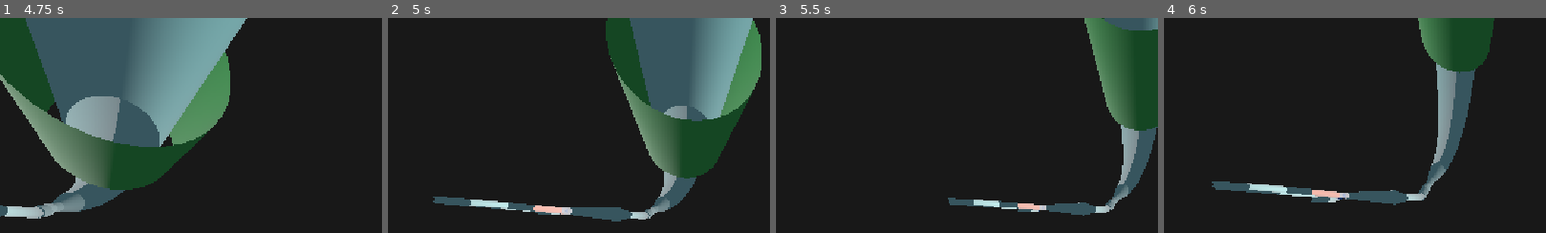
Above: before the commit, frames 1-4 (left to right).
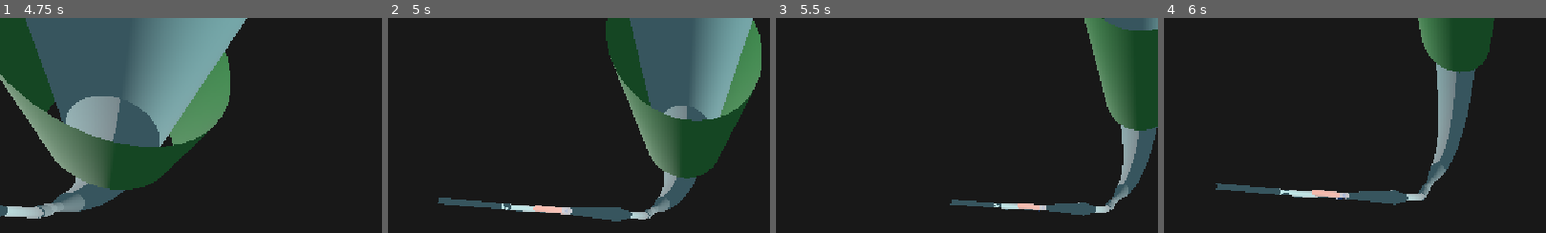
Above: after the commit, the same moments.

Repository: eternaldensity/pipe-survivor
Game: Godot game, scene res://main.tscn
Same seed, same stepped clock (60 frames per second), same inputs: the game is played once before the commit and once after it.
Inputs:
- Up to frame 1 (4.75 s): hold Right (ui_right) 0.53-1.28 s; hold Down (ui_down) 1.28-2.03 s; hold Right (ui_right) 2.03-2.78 s; hold Up (ui_up) 2.78-3.53 s; hold Left (ui_left) from 3.53 s (still down)
- Up to frame 2 (5 s): keep holding Left (ui_left)
- Up to frame 3 (5.5 s): release Left (ui_left) at 5.03 s; hold Down (ui_down) from 5.03 s (still down)
- Up to frame 4 (6 s): release Down (ui_down) at 5.78 s; hold Right (ui_right) from 5.78 s (still down)
The pictures show only the part of the screen within x 2-52%, y 0-50%; the shares and areas given below are measured in that part.

Frame 1 is identical in both runs. In frame 2, 0.6% of the frame differs, in the area x 11-45%, y 83-92%; in frame 3, 0.4%; in frame 4, 0.8%, in the area x 12-46%, y 76-86%.

Commit message:
Junction: start branches at the decision point (not shifted) and type fixes

Diff:
--- a/junction_pipe_section.gd
+++ b/junction_pipe_section.gd
@@ -1,74 +1,128 @@
 @tool
-# junction_pipe_section.gd  (Phase 2 in progress)
+# junction_pipe_section.gd  (Phase 2 refinements)
 class_name JunctionPipeSection
 extends PipeSection
 
 @export var tube_radius    : float = 10.0
-@export var trunk_length   : float = 50.0
+@export var trunk_length   : float = 60.0
 @export var branch_angle   : float = 30.0   # degrees, half-spread of the two branches
 @export var branch_length  : float = 80.0
 @export var decision_offset: float = 20.0   # distance along trunk before branches diverge
+@export var has_trunk      : bool = true    # include a straight-ahead trunk
+@export var left_branch    : bool = true    # include a left-side branch
+@export var right_branch   : bool = true    # include a right-side branch
 
 @onready var mesh_instance : MeshInstance3D = $MeshInstance3D
 
 # Centreline curves (local space).
 var _curves: Array[Curve3D] = []
-var _curve_key := Vector3(-1.0, -1.0, -1.0)  # trunk_length, branch_length, branch_angle
+var _curve_key := Vector3(-1.0, -1.0, -1.0)  # trunk_length, branch_length, branch_angle + flags packed into z via sign
+var _flags_key := Vector3i(0, 0, 0)
 
 func _ensure_curves() -> void:
 	var key := Vector3(trunk_length, branch_length, branch_angle)
-	if _curves.size() == 3 and key == _curve_key:
+	var fkey := Vector3i(int(has_trunk), int(left_branch), int(right_branch))
+	if _curves.size() > 0 and key == _curve_key and fkey == _flags_key:
 		return
 	_curve_key = key
+	_flags_key = fkey
 	_build_curves()
 
 func _ready() -> void:
-	# Entry at origin; trunk continues straight; two branches peel off symmetrically.
-	entry.position    = Vector3(0.0, 0.0, 0.0)
-	exit.position     = Vector3(0.0, 0.0, trunk_length)
-	var left  := get_node_or_null("ExitLeft")  as Marker3D
+	# Clear any stale generated collision children (editor re-runs).
+	if mesh_instance:
+		for c in mesh_instance.get_children():
+			mesh_instance.remove_child(c)
+			c.free()
+
+	_update_markers()
+	exits.clear()
+	_ensure_curves()
+
+	_build_meshes()
+
+	if Engine.is_editor_hint():
+		notify_property_list_changed()
+		return
+
+	await _build_collisions()
+
+func _update_markers() -> void:
+	var has_branch := left_branch or right_branch
+	var start_z: float = decision_offset if has_trunk else 0.0
+	var start := Vector3(0.0, 0.0, start_z)
+
+	# Primary exit = trunk (if present) else first enabled branch.
+	if has_trunk:
+		entry.position = Vector3.ZERO
+		exit.position = Vector3(0.0, 0.0, trunk_length)
+		exit.rotation = Vector3.ZERO
+	else:
+		entry.position = Vector3.ZERO
+		exit.position = Vector3.ZERO
+		exit.rotation = Vector3.ZERO
+
+	var left := get_node_or_null("ExitLeft") as Marker3D
 	var right := get_node_or_null("ExitRight") as Marker3D
 	var a := deg_to_rad(branch_angle)
-	var decision := Vector3(0.0, 0.0, decision_offset)
+	var dirs := [Vector3(-sin(a), 0.0, cos(a)), Vector3(sin(a), 0.0, cos(a))]
 	if left:
-		left.position = decision + Vector3(-sin(a), 0.0, cos(a)) * branch_length
-		left.rotation = Vector3(0.0, -a, 0.0)
+		if left_branch:
+			left.position = start + dirs[0] * branch_length
+			left.rotation = Vector3(0.0, -a, 0.0)
+			left.visible = true
+		else:
+			left.visible = false
 	if right:
-		right.position = decision + Vector3(sin(a), 0.0, cos(a)) * branch_length
-		right.rotation = Vector3(0.0, a, 0.0)
-
-	exits = [exit]
-	if left:  exits.append(left)
-	if right: exits.append(right)
-
-	await _build_meshes()
-
-	if Engine.is_editor_hint():
-		notify_property_list_changed()
-		return
-
-	await _build_collisions()
+		if right_branch:
+			right.position = start + dirs[1] * branch_length
+			right.rotation = Vector3(0.0, a, 0.0)
+			right.visible = true
+		else:
+			right.visible = false
+
+	# Rebuild exits array for enabled paths.
+	exits.clear()
+	if has_trunk:
+		exits.append(exit)
+	if left_branch and left:
+		exits.append(left)
+	if right_branch and right:
+		exits.append(right)
+	# Fallback: if no exits enabled, keep the trunk exit.
+	if exits.is_empty() and exit:
+		exits.append(exit)
 
 func _build_curves() -> void:
 	_curves.clear()
-	# Trunk: straight along +Z (with slight handles for a consistent tangent).
-	var trunk := Curve3D.new()
-	trunk.add_point(Vector3.ZERO, Vector3.ZERO, Vector3(0.0, 0.0, trunk_length * 0.4))
-	trunk.add_point(Vector3(0.0, 0.0, trunk_length), Vector3(0.0, 0.0, -trunk_length * 0.4), Vector3.ZERO)
-	_curves.append(trunk)
-
-	# Branches leave the trunk axis at an angle immediately. Starting them
-	# parallel to the trunk produced nearly coincident surfaces, which made the
-	# CSG union keep internal branch walls.
+	var has_branch := left_branch or right_branch
+	var start_z: float = decision_offset if has_trunk else 0.0
+	var start := Vector3(0.0, 0.0, start_z)
+
+	# Trunk curve.
+	if has_trunk:
+		var trunk := Curve3D.new()
+		trunk.add_point(Vector3.ZERO, Vector3.ZERO, Vector3(0.0, 0.0, trunk_length * 0.4))
+		trunk.add_point(Vector3(0.0, 0.0, trunk_length), Vector3(0.0, 0.0, -trunk_length * 0.4), Vector3.ZERO)
+		_curves.append(trunk)
+
+	# Branch curves. Start inside the trunk (decision_offset - half radius) so
+	# the union carves a clean hole; leave at the branch angle immediately.
 	var ang := deg_to_rad(branch_angle)
 	var decision := Vector3(0.0, 0.0, decision_offset)
 	var dirs := [Vector3(-sin(ang), 0.0, cos(ang)), Vector3(sin(ang), 0.0, cos(ang))]
-	for dir in dirs:
-		var d: Vector3 = dir
-		var end := decision + d * branch_length
+	var branch_origin: Vector3 = decision if has_trunk else Vector3.ZERO
+	if left_branch:
+		var end: Vector3 = branch_origin + dirs[0] * branch_length
 		var c := Curve3D.new()
-		c.add_point(decision, Vector3.ZERO, d * (branch_length * 0.4))
-		c.add_point(end, -d * (branch_length * 0.4), Vector3.ZERO)
+		c.add_point(branch_origin, Vector3.ZERO, dirs[0] * (branch_length * 0.4))
+		c.add_point(end, -dirs[0] * (branch_length * 0.4), Vector3.ZERO)
+		_curves.append(c)
+	if right_branch:
+		var end: Vector3 = branch_origin + dirs[1] * branch_length
+		var c := Curve3D.new()
+		c.add_point(branch_origin, Vector3.ZERO, dirs[1] * (branch_length * 0.4))
+		c.add_point(end, -dirs[1] * (branch_length * 0.4), Vector3.ZERO)
 		_curves.append(c)
 
 func _nearest_curve_point(local_pos: Vector3) -> Dictionary:
@@ -95,6 +149,8 @@
 func get_tube_properties(world_pos: Vector3) -> Dictionary:
 	var local_pos := to_local(world_pos)
 	_ensure_curves()
+	if _curves.is_empty():
+		return {"axis": global_transform.basis.z, "origin": global_position, "radius": tube_radius}
 	var info := _nearest_curve_point(local_pos)
 	return {
 		"axis":   (global_transform.basis * info["tangent"]).normalized(),
@@ -105,56 +161,73 @@
 func contains_point(world_pos: Vector3) -> bool:
 	var local_pos := to_local(world_pos)
 	_ensure_curves()
+	if _curves.is_empty():
+		return false
 	var info := _nearest_curve_point(local_pos)
 	return info["dist"] < tube_radius + 3.0
 
+func _opening_planes() -> Array:
+	var planes: Array = []
+	# Trunk caps.
+	if has_trunk:
+		var t0 := _curves[0].sample_baked_with_rotation(0.0)
+		planes.append([t0.origin, t0.basis.z])
+		var t1 := _curves[0].sample_baked_with_rotation(_curves[0].get_baked_length())
+		planes.append([t1.origin, -t1.basis.z])
+	# Branch caps + branch-start caps.
+	var idx := 1 if has_trunk else 0
+	for i in range(2):
+		if (i == 0 and not left_branch) or (i == 1 and not right_branch):
+			continue
+		var c := _curves[idx]
+		var ts := c.sample_baked_with_rotation(0.0)
+		planes.append([ts.origin, ts.basis.z])
+		var te := c.sample_baked_with_rotation(c.get_baked_length())
+		planes.append([te.origin, -te.basis.z])
+		idx += 1
+	return planes
+
 func _build_meshes() -> void:
-	# Clear previously generated branch meshes/collision so editor re-runs and
-	# property changes rebuild cleanly.
-	for c in get_children():
-		if c is MeshInstance3D and c.name.begins_with("BranchMesh"):
-			remove_child(c)
-			c.free()
+	# Clear previously generated collision children.
 	if mesh_instance:
 		for c in mesh_instance.get_children():
 			mesh_instance.remove_child(c)
 			c.free()
 
 	_ensure_curves()
-	var union := await _build_union_mesh()
-	if union == null:
-		return
-	if mesh_instance:
-		mesh_instance.mesh = union
-		mesh_instance.position = Vector3.ZERO
-		mesh_instance.basis = Basis.IDENTITY
-		var mat := StandardMaterial3D.new()
-		mat.vertex_color_use_as_albedo = true
-		mat.cull_mode = BaseMaterial3D.CULL_DISABLED
-		mesh_instance.material_override = mat
-
-func _build_union_mesh() -> ArrayMesh:
-	# Build closed cylinder primitives and let CSG compute the true union
-	# surface. Primitives produce a clean union; the same union built from our
-	# swept meshes left internal branch walls behind.
+
+	# If no paths are enabled, nothing to build.
+	if _curves.is_empty():
+		if mesh_instance:
+			mesh_instance.mesh = null
+		return
+
+	# Build one CSG cylinder per enabled path.
 	var combiner := CSGCombiner3D.new()
 	combiner.name = "CSGUnion"
 	combiner.visible = false
 	combiner.operation = CSGShape3D.OPERATION_UNION
 
-	var trunk := CSGCylinder3D.new()
-	trunk.radius = tube_radius
-	trunk.height = trunk_length
-	trunk.sides = PipeSection.RING_SEGMENTS
-	trunk.rotation = Vector3(PI * 0.5, 0.0, 0.0)
-	trunk.position = Vector3(0.0, 0.0, trunk_length * 0.5)
-	combiner.add_child(trunk)
-
 	var ang := deg_to_rad(branch_angle)
+	var dirs := [Vector3(-sin(ang), 0.0, cos(ang)), Vector3(sin(ang), 0.0, cos(ang))]
+
+	if has_trunk:
+		var trunk := CSGCylinder3D.new()
+		trunk.radius = tube_radius
+		trunk.height = trunk_length
+		trunk.sides = PipeSection.RING_SEGMENTS
+		trunk.rotation = Vector3(PI * 0.5, 0.0, 0.0)
+		trunk.position = Vector3(0.0, 0.0, trunk_length * 0.5)
+		combiner.add_child(trunk)
+
 	var decision := Vector3(0.0, 0.0, decision_offset)
-	var dirs := [Vector3(-sin(ang), 0.0, cos(ang)), Vector3(sin(ang), 0.0, cos(ang))]
-	for dir in dirs:
-		var d: Vector3 = dir
+	var start_z: float = decision_offset if has_trunk else 0.0
+	var start := Vector3(0.0, 0.0, start_z)
+	for i in range(2):
+		if (i == 0 and not left_branch) or (i == 1 and not right_branch):
+			continue
+		var d: Vector3 = dirs[i]
+		var end: Vector3 = decision + d * branch_length
 		var b := CSGCylinder3D.new()
 		b.radius = tube_radius
 		b.height = branch_length
@@ -166,7 +239,7 @@
 		x = x.normalized()
 		var z := x.cross(y).normalized()
 		b.basis = Basis(x, y, z)
-		b.position = decision + d * (branch_length * 0.5)
+		b.position = start + d * (branch_length * 0.5)
 		combiner.add_child(b)
 
 	add_child(combiner)
@@ -181,23 +254,33 @@
 	combiner.free()
 	if union == null:
 		push_error("Junction CSG union produced no mesh")
-		return null
-	return _strip_caps_and_color(union)
-
-func _opening_planes() -> Array:
-	# [point, outward tangent] for every mouth of the junction.
-	var planes: Array = []
-	var t0 := _curves[0].sample_baked_with_rotation(0.0)
-	planes.append([t0.origin, t0.basis.z])  # entry: outward is -tangent
-	var t1 := _curves[0].sample_baked_with_rotation(_curves[0].get_baked_length())
-	planes.append([t1.origin, -t1.basis.z])
-	for i in range(1, 3):
-		var c := _curves[i]
-		var ts := c.sample_baked_with_rotation(0.0)
-		planes.append([ts.origin, ts.basis.z])  # branch start
-		var te := c.sample_baked_with_rotation(c.get_baked_length())
-		planes.append([te.origin, -te.basis.z])  # branch end
-	return planes
+		if mesh_instance:
+			mesh_instance.mesh = null
+		return
+	var stripped := _strip_caps_and_color(union)
+	if mesh_instance:
+		mesh_instance.mesh = stripped
+		mesh_instance.position = Vector3.ZERO
+		mesh_instance.basis = Basis.IDENTITY
+		var mat := StandardMaterial3D.new()
+		mat.vertex_color_use_as_albedo = true
+		mat.cull_mode = BaseMaterial3D.CULL_DISABLED
+		mesh_instance.material_override = mat
+
+func _build_collisions() -> void:
+	if mesh_instance == null or mesh_instance.mesh == null:
+		return
+	if mesh_instance.get_child_count() == 0:
+		mesh_instance.create_trimesh_collision()
+	await get_tree().process_frame
+	if mesh_instance.get_child_count() == 0:
+		return
+	var body := mesh_instance.get_child(0) as StaticBody3D
+	if body == null or body.get_child_count() == 0:
+		return
+	var shape := body.get_child(0) as CollisionShape3D
+	if shape and shape.shape is ConcavePolygonShape3D:
+		(shape.shape as ConcavePolygonShape3D).backface_collision = true
 
 func _strip_caps_and_color(src: ArrayMesh) -> ArrayMesh:
 	var planes := _opening_planes()
@@ -232,8 +315,6 @@
 			face_n = face_n.normalized()
 			var centroid := (p0 + p1 + p2) / 3.0
 
-			# Drop the flat cap at each mouth; the attached pipe provides the
-			# opening there.
 			var is_cap := false
 			for pl in planes:
 				var pp: Vector3 = pl[0]
@@ -247,10 +328,9 @@
 			if is_cap:
 				continue
 
-			# Colour by nearest branch centreline.
 			var best_c := 0
 			var best_d := INF
-			for i in range(3):
+			for i in range(_curves.size()):
 				var off: float = _curves[i].get_closest_offset(centroid)
 				var cp: Vector3 = _curves[i].sample_baked(off)
 				var d := centroid.distance_to(cp)
@@ -261,11 +341,10 @@
 			for k in [i0, i1, i2]:
 				out_idx.append(out_verts.size())
 				out_verts.append(verts[k])
-				# CSG output faces outward; the pipe is viewed from inside.
 				var n: Vector3 = norms[k] if k < norms.size() else face_n
 				out_norms.append(-n)
 				out_uvs.append(uvs[k] if k < uvs.size() else Vector2.ZERO)
-				out_cols.append(colors[best_c])
+				out_cols.append(colors[best_c] if best_c < colors.size() else Color.WHITE)
 
 	var arrays := []
 	arrays.resize(Mesh.ARRAY_MAX)
@@ -277,18 +356,3 @@
 	var mesh := ArrayMesh.new()
 	mesh.add_surface_from_arrays(Mesh.PRIMITIVE_TRIANGLES, arrays)
 	return mesh
-
-func _build_collisions() -> void:
-	if mesh_instance == null or mesh_instance.mesh == null:
-		return
-	if mesh_instance.get_child_count() == 0:
-		mesh_instance.create_trimesh_collision()
-	await get_tree().process_frame
-	if mesh_instance.get_child_count() == 0:
-		return
-	var body := mesh_instance.get_child(0) as StaticBody3D
-	if body == null or body.get_child_count() == 0:
-		return
-	var shape := body.get_child(0) as CollisionShape3D
-	if shape and shape.shape is ConcavePolygonShape3D:
-		(shape.shape as ConcavePolygonShape3D).backface_collision = true
